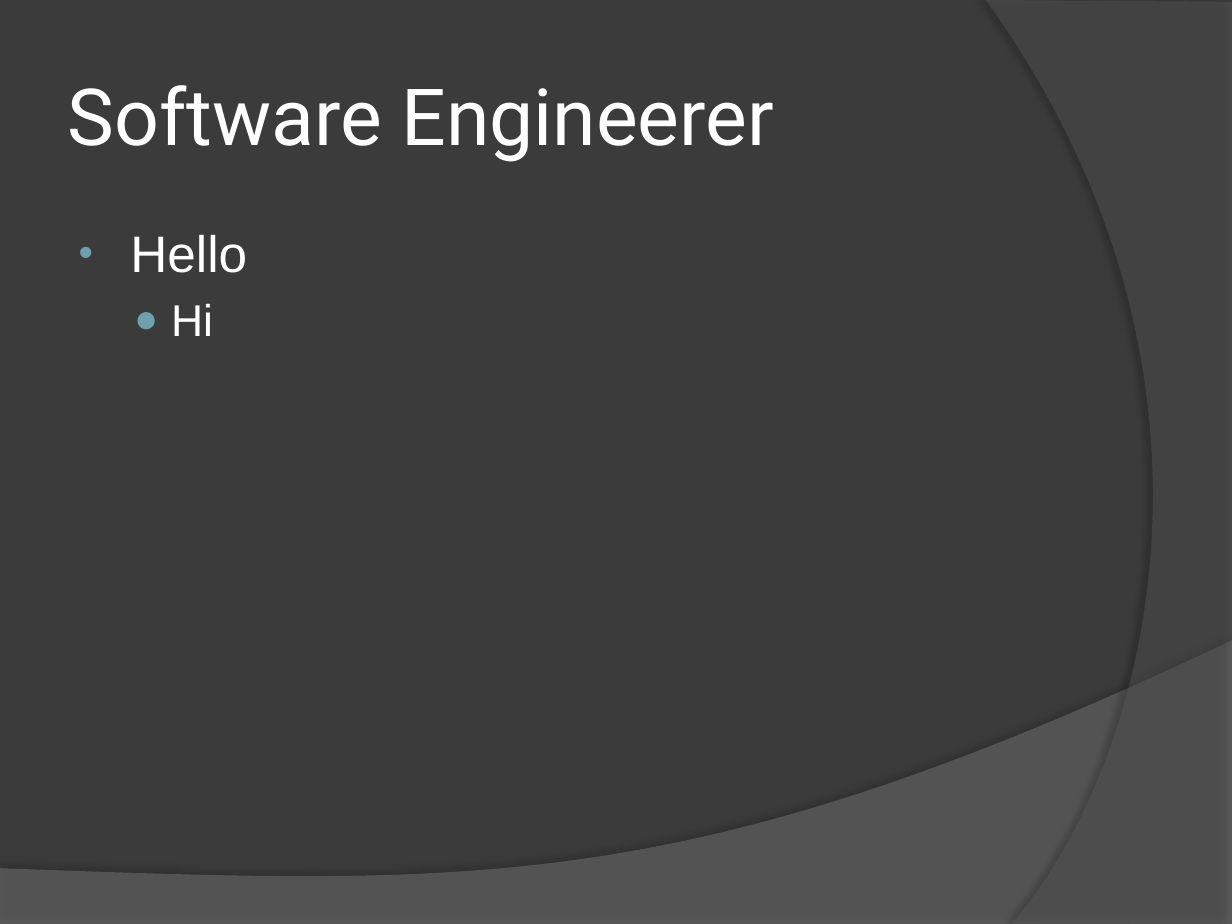
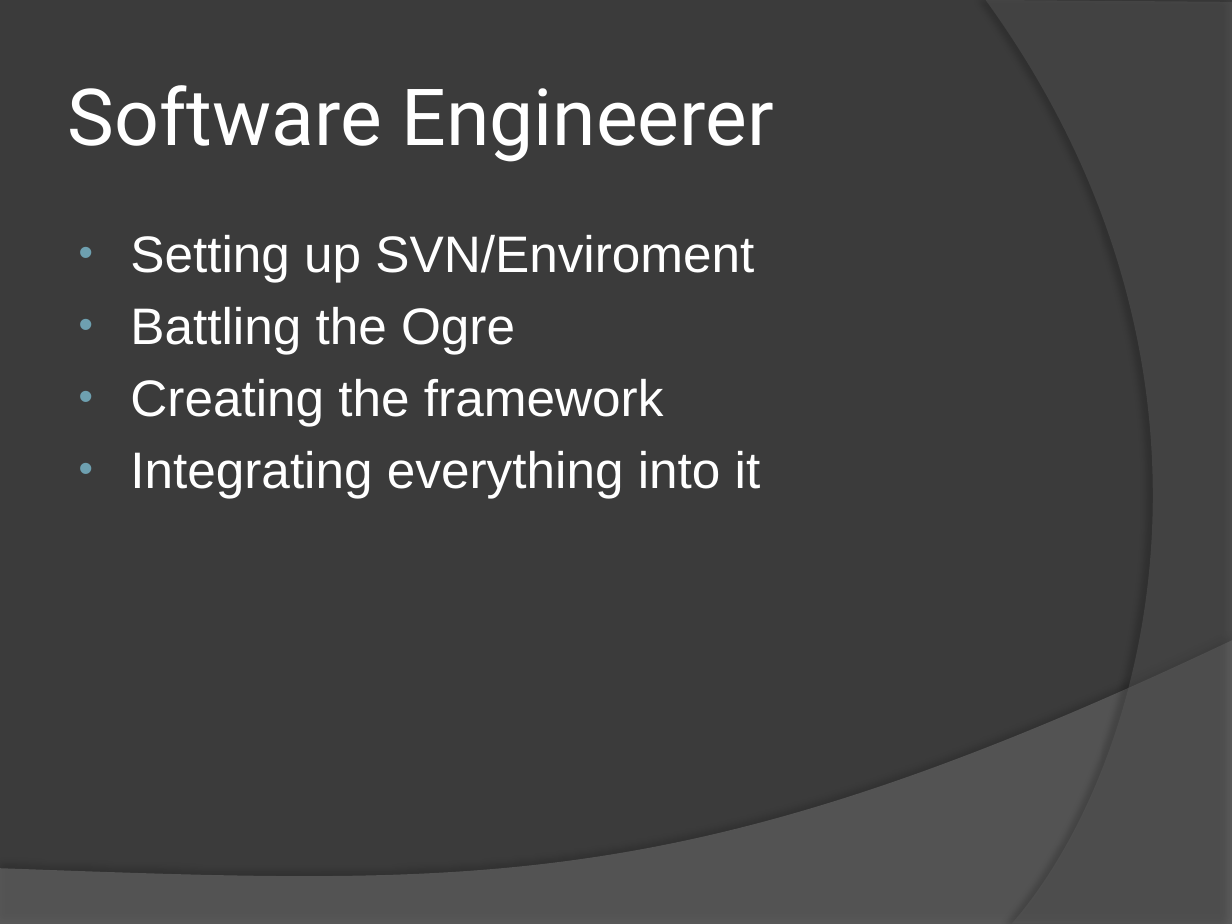
Before and after one commit to mgq812/simengines-g2-code, a slide deck: slide 2 of Presentation.pptx. Drawn at 1232x924 pixels with LibreOffice and Linux fonts; fonts in the diff are those of the drawing. Boxes give left, top, right and bottom in pixels: in the first picture for what was removed or moved away, otherwise in the second. Text is boxed around its words. In the diff, an @@ line names an element or a change of style, - is before the commit and + after.

```diff
--- a/Presentation.pptx
+++ b/Presentation.pptx
@@ text at <box>130,235,761,498</box>: text changed @@
-• Hello
-  ● Hi
+• Setting up SVN/Enviroment
+• Battling the Ogre
+• Creating the framework
+• Integrating everything into it
```
